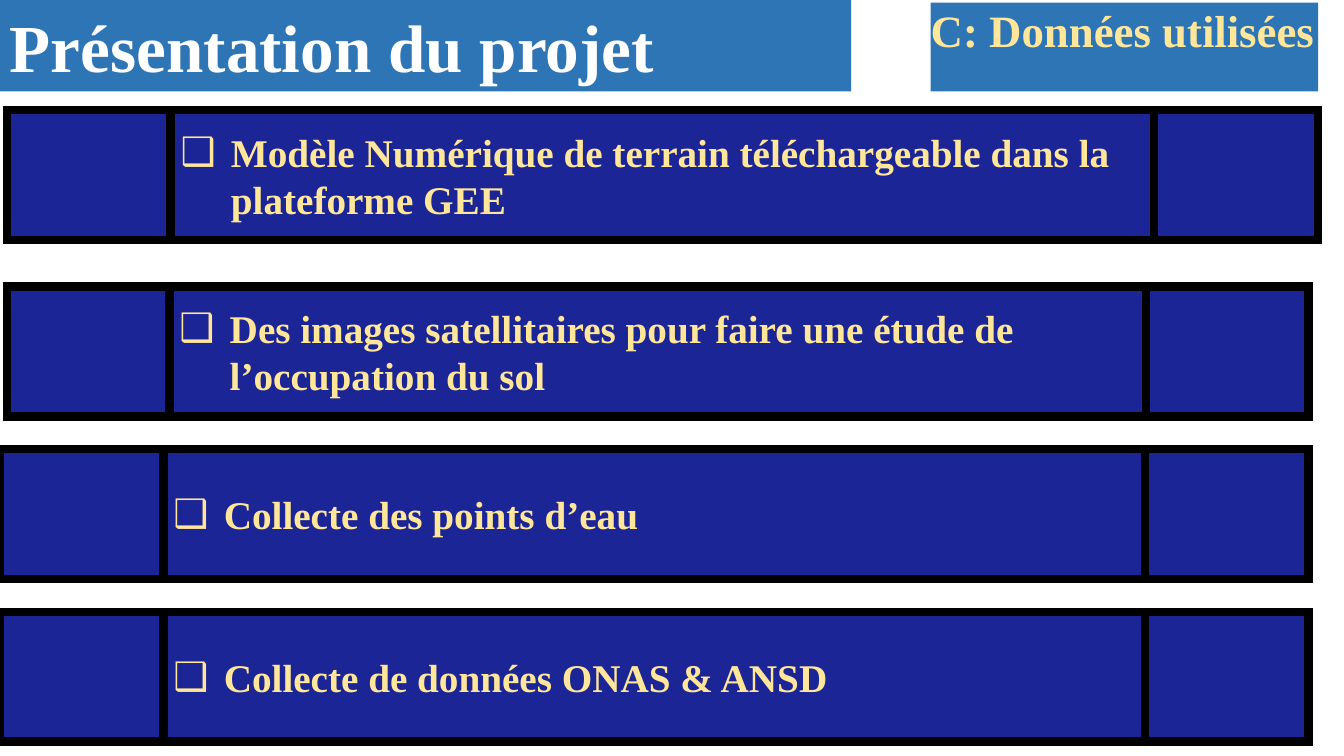
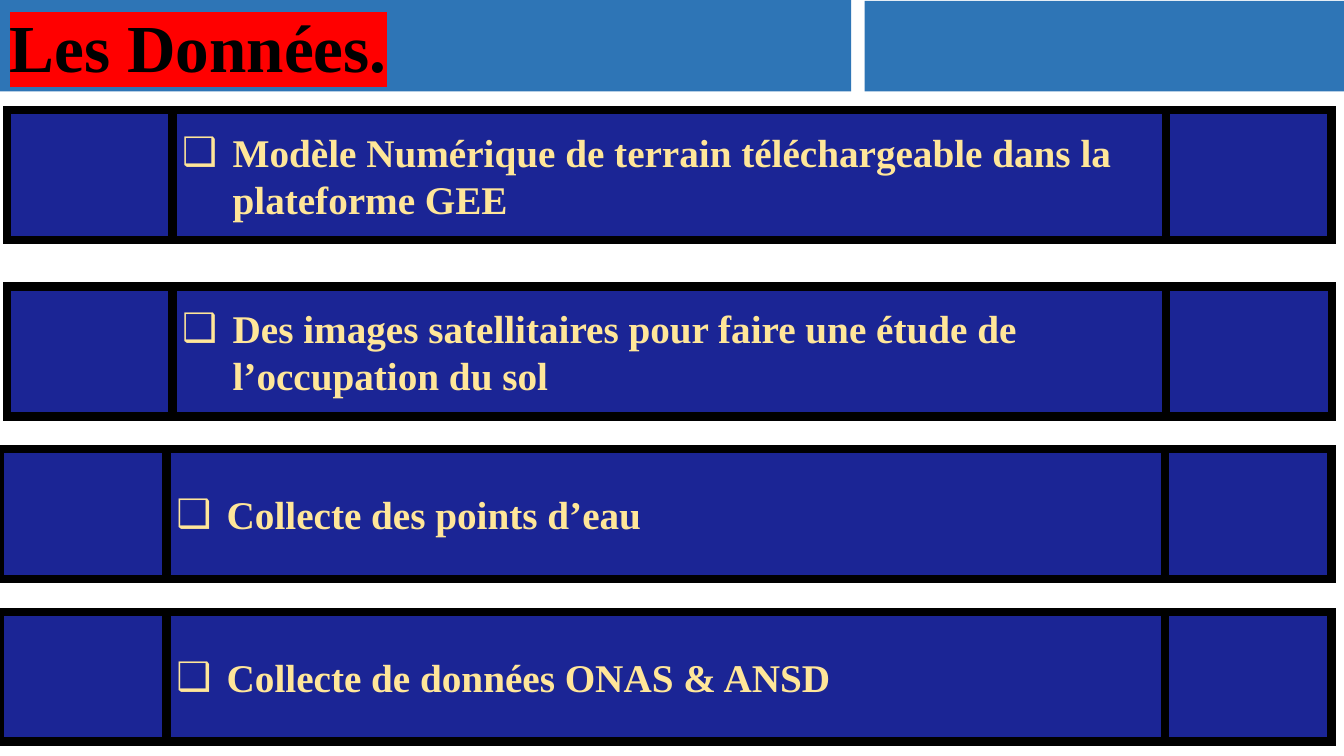
Before and after one commit to Mame1808/myrepo, a slide deck: slide 8 of Presentation_du_projet.pptx (slide 7 before the commit). Drawn at 1344x756 pixels with LibreOffice and Linux fonts; fonts in the diff are those of the drawing. Boxes give left, top, right and bottom in pixels: in the first picture for what was removed or moved away, otherwise in the second. Text is boxed around its words. In the diff, an @@ line names an element or a change of style, - is before the commit and + after.

```diff
--- a/Presentation_du_projet.pptx
+++ b/Presentation_du_projet.pptx
@@ text in rectangle at (10,25,386,73): text changed; text colour #FFFFFF to #000000 @@
-Présentation du projet
+Les Données.
@@ rectangle: place and size @@
-rectangle at (931,3,1318,92)
+rectangle at (865,1,1344,92)
@@ text in rectangle at (931,16,1314,48): text removed @@
-C: Données utilisées
@@ flow chart predefined process "Modèle Numérique de terrain téléchargeable ...": place and size @@
-flow chart predefined process "Modèle Numérique de terrain téléchargeable ..." at (7,110,1319,240)
+flow chart predefined process "Modèle Numérique de terrain téléchargeable ..." at (7,110,1332,240)
@@ flow chart predefined process "Des images satellitaires pour faire ...": place and size @@
-flow chart predefined process "Des images satellitaires pour faire ..." at (7,286,1310,416)
+flow chart predefined process "Des images satellitaires pour faire ..." at (7,286,1333,416)
@@ flow chart predefined process "Collecte des points d’eau": place and size @@
-flow chart predefined process "Collecte des points d’eau" at (0,450,1309,580)
+flow chart predefined process "Collecte des points d’eau" at (0,450,1332,580)
@@ flow chart predefined process "Collecte de données ONAS & ...": place and size @@
-flow chart predefined process "Collecte de données ONAS & ..." at (0,612,1309,742)
+flow chart predefined process "Collecte de données ONAS & ..." at (0,612,1332,742)
```
Also in this commit, not shown: 8 other slides changed, 1 slide added, 1 other file.
